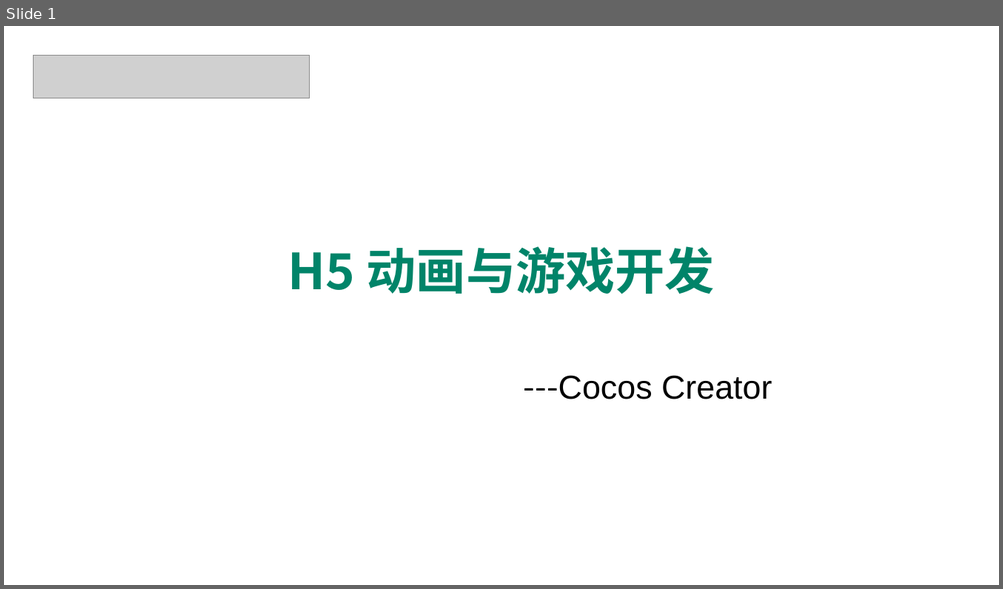
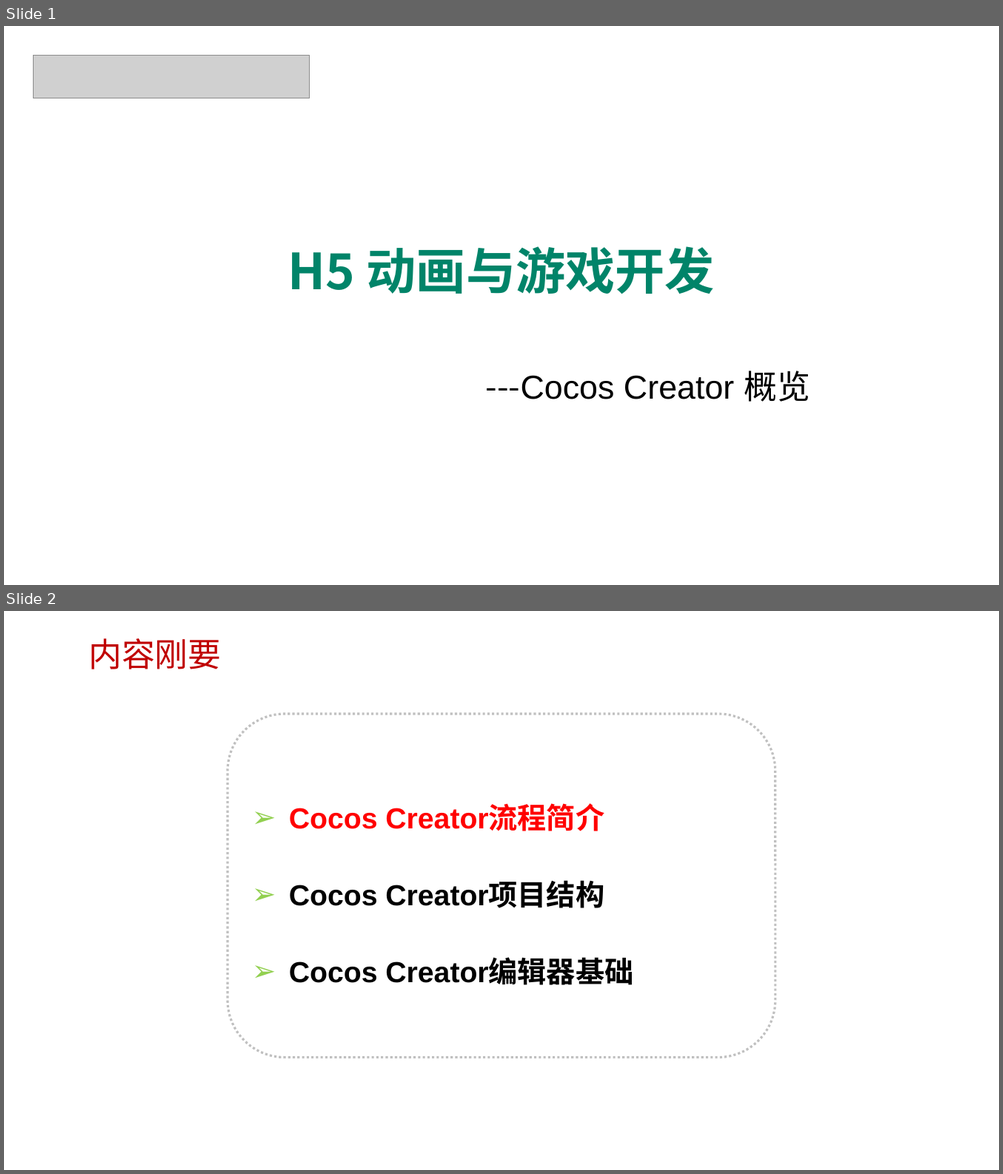
Before and after one commit to edu2act/course-H5-Animation-and-Game-Development, a slide deck: materials/slides/ch16.pptx. Shown one above the other, each under a label of ours: slide 1 before the commit, slides 1 and 2 after it. The pictures are 1003x589 and 1003x1174 pixels, drawn with LibreOffice and Linux fonts; fonts in the diff are those of the drawing; grey boxes stand for pictures; background and template pictures are left out. Boxes give left, top, right and bottom in pixels: in the first picture for what was removed or moved away, otherwise in the second. Text is boxed around its words. In the diff, an @@ line names an element or a change of style, - is before the commit and + after.

Commit message:
更新Cocos Creator部分内容

```diff
--- a/materials/slides/ch16.pptx
+++ b/materials/slides/ch16.pptx
@@ slide 2 added at (4, 611, 999, 1170), background picture (left out) @@
@@ text added at (88, 638, 221, 669), 32 pt, text #C00000 @@
+内容刚要
@@ rounded rectangle added at (227, 714, 776, 1058), outline #C0C0C0 2.25 pt dashed, 28 pt, text #000000, bold @@
+➢ Cocos Creator流程简介
+➢ Cocos Creator项目结构
+➢ Cocos Creator编辑器基础
@@ slide 1 changed as well @@
@@ text at (486, 371, 810, 402): text changed @@
----Cocos Creator
+---Cocos Creator 概览
```
Also in this commit, not shown: 14 other slides added, 22 other files.
